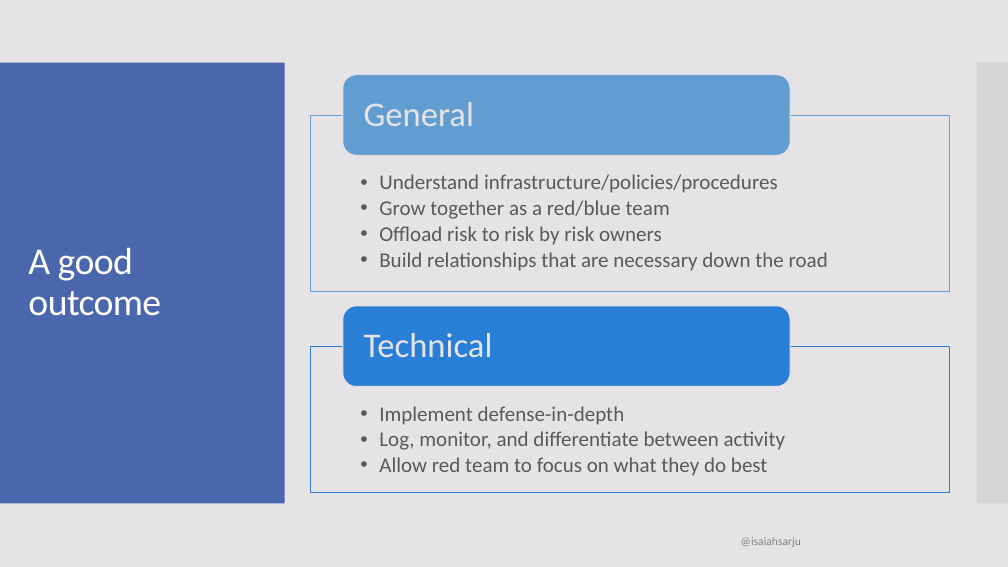
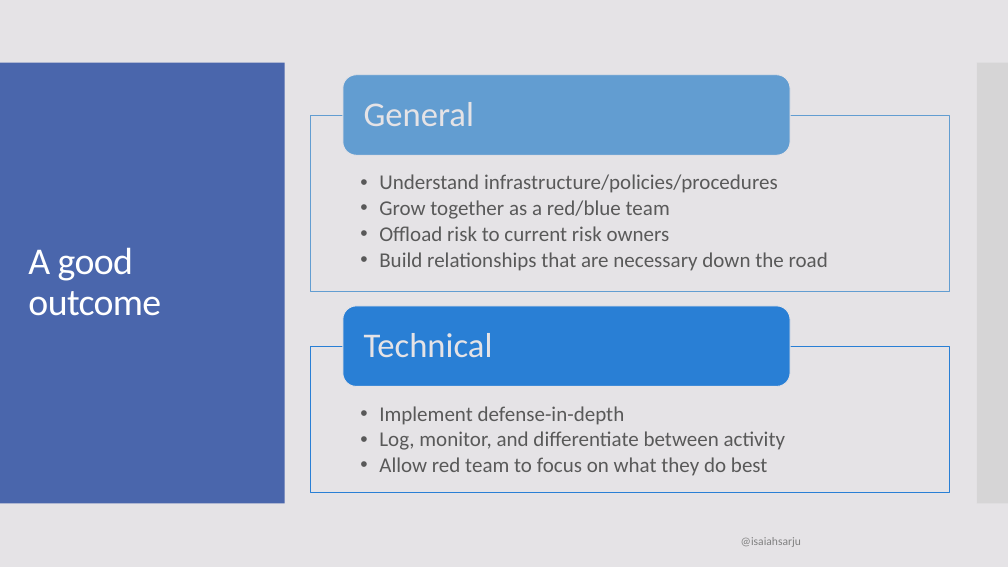
Before and after one commit to isaiahsarju/presentations, a slide deck: slide 13 of Why your red team should not be special/RedTeamSpecial.pptx. Drawn at 1008x567 pixels with LibreOffice and Linux fonts; fonts in the diff are those of the drawing. Boxes give left, top, right and bottom in pixels: in the first picture for what was removed or moved away, otherwise in the second. Text is boxed around its words. In the diff, an @@ line names an element or a change of style, - is before the commit and + after.

Commit message:
Minor Edits

```diff
--- a/Why your red team should not be special/RedTeamSpecial.pptx
+++ b/Why your red team should not be special/RedTeamSpecial.pptx
@@ text at (379, 226, 670, 241): text changed @@
-  • Offload risk to risk by risk owners
+  • Offload risk to current risk owners
```
